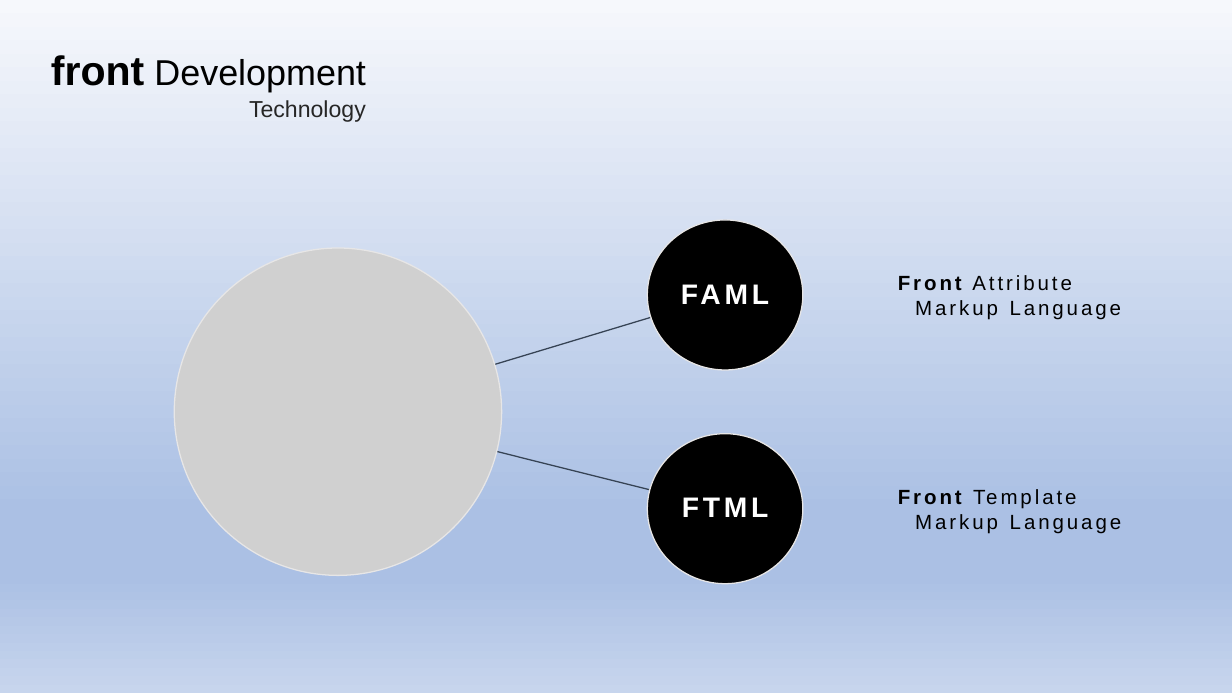
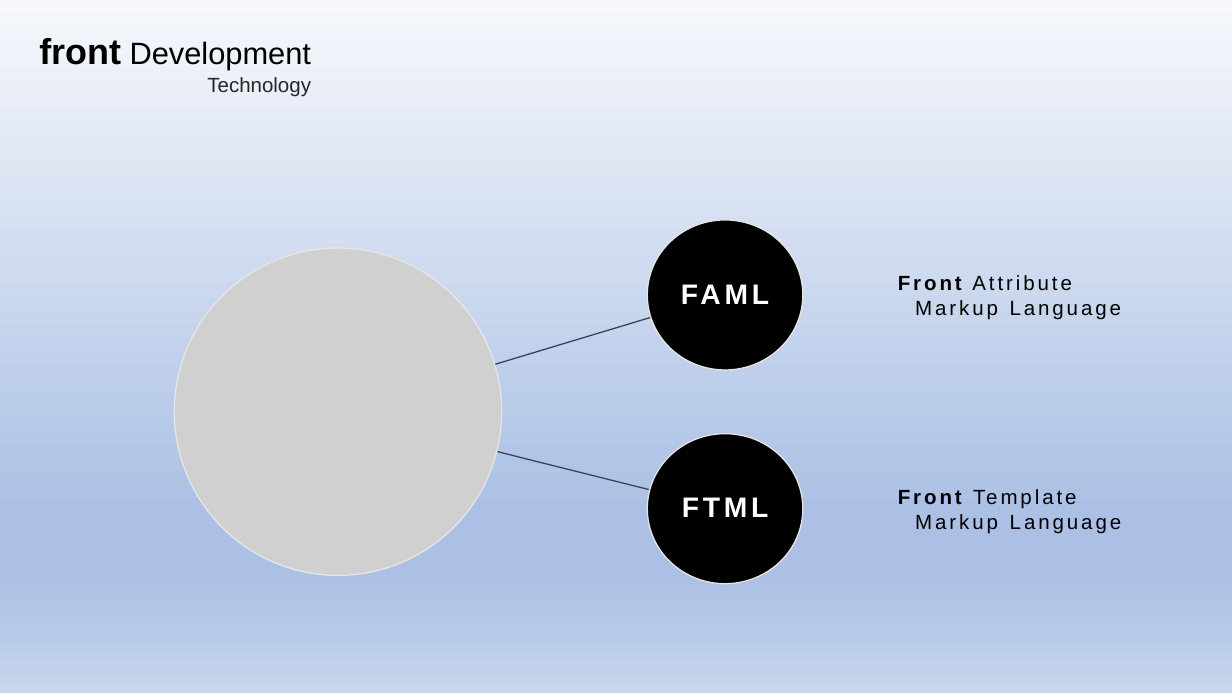
Before and after one commit to aleptra/front, a slide deck: slide 6 of _front.pptx (slide 5 before the commit). Drawn at 1232x693 pixels with LibreOffice and Linux fonts; fonts in the diff are those of the drawing; grey boxes stand for pictures. Boxes give left, top, right and bottom in pixels: in the first picture for what was removed or moved away, otherwise in the second. Text is boxed around its words. In the diff, an @@ line names an element or a change of style, - is before the commit and + after.

```diff
--- a/_front.pptx
+++ b/_front.pptx
@@ text "front Development": place and size @@
-text "front Development" at box(51, 55, 366, 122)
+text "front Development" at box(39, 38, 311, 97)
@@ text "front Development" at box(39, 38, 311, 97): size 32 to 28 pt in "front"; size 28 to 24 pt in "Development"; size 18 to 16 pt in "Technology" @@
```
Also in this commit, not shown: 16 other slides changed, 2 slides added.
